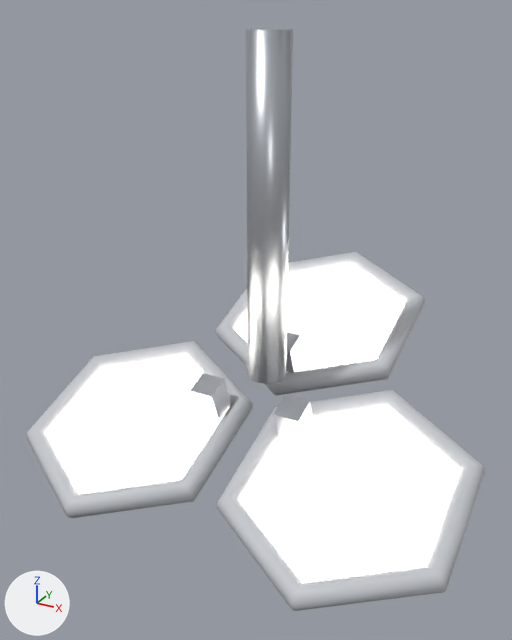
What one commit did to the glTF model internal/web/static/office/sets/modern/Light_HexCluster.gltf.
The view is the same before and after, from a 50 mm camera at (0.459, -0.871, 0.025) aimed at (-0.019, -0.001, -0.41). The lights are fixed; the arrows at lower left show +X, +Y and +Z. The first picture is the older version.

Objects in the first picture: 'Light_HexCluster'.
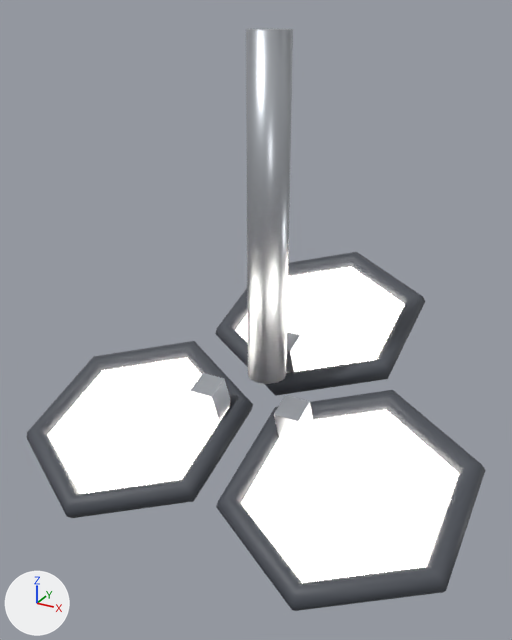
The edits, one by one:
Material 'RS_BodyDark' (mat_rs_bodydark) changes colour from light grey #c4c7cc to dark grey #4b4f57; in linear values from (0.552, 0.571, 0.604) to (0.0704, 0.0782, 0.0953).

Location of each change, (x1, y1, x2, y2) in pixels of the pictures (512 x 640 px):
'Light_HexCluster', recoloured (white to dark grey): (27, 240, 485, 611) in both
